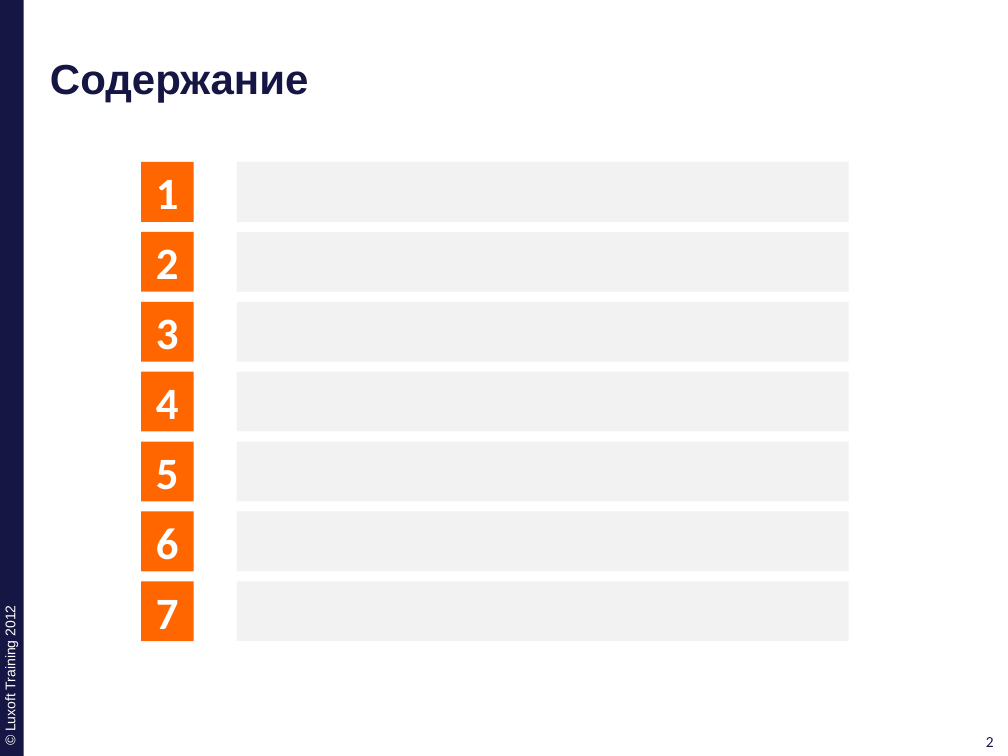
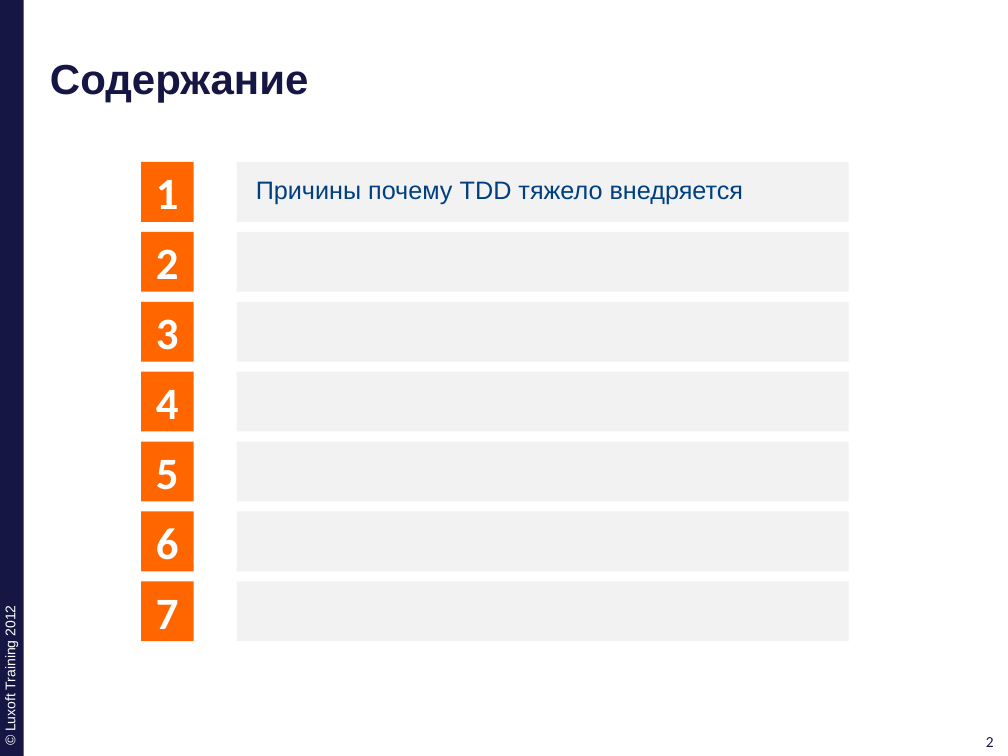
Before and after one commit to ivan-dyachenko/Trainings, a slide deck: slide 2 of Test Driven Development/materials/pptx/13. TDD-Evangelists.pptx. Drawn at 1008x756 pixels with LibreOffice and Linux fonts; fonts in the diff are those of the drawing; background and template pictures are left out. Boxes give left, top, right and bottom in pixels: in the first picture for what was removed or moved away, otherwise in the second. Text is boxed around its words. In the diff, an @@ line names an element or a change of style, - is before the commit and + after.

Commit message:
finished work on tdd-bdd presentation

```diff
--- a/Test Driven Development/materials/pptx/13. TDD-Evangelists.pptx
+++ b/Test Driven Development/materials/pptx/13. TDD-Evangelists.pptx
@@ text in rectangle at box(256, 181, 743, 205): text added @@
+Причины почему TDD тяжело внедряется
```
Also in this commit, not shown: 14 other slides changed, 1 other file.
